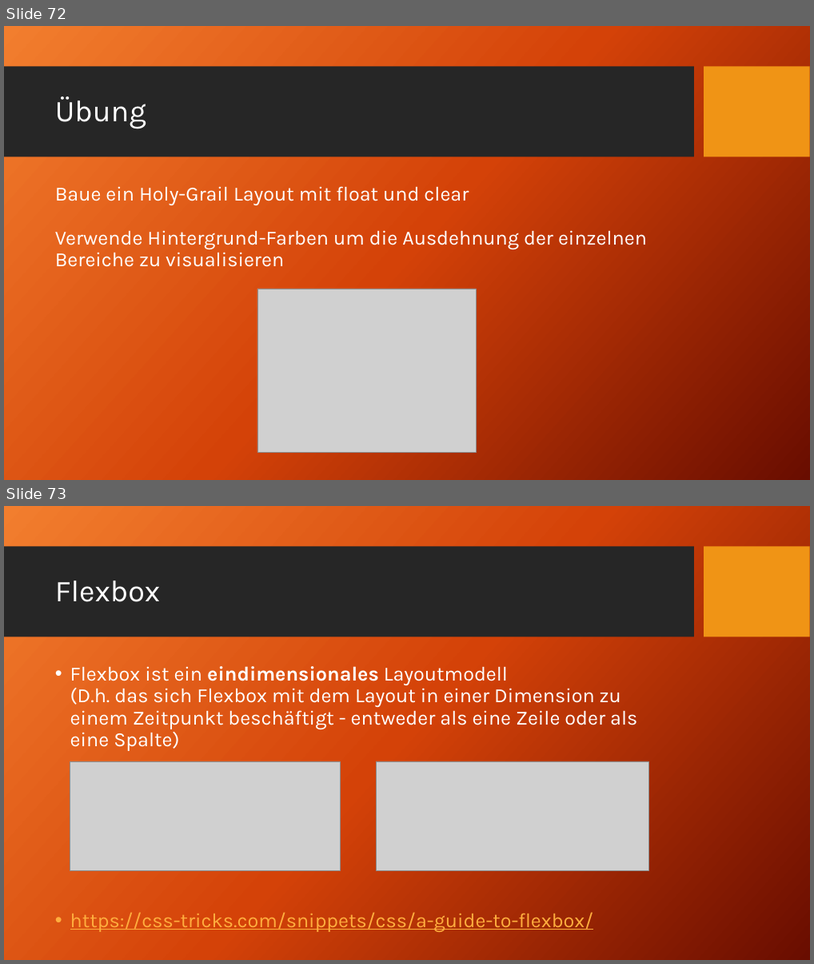
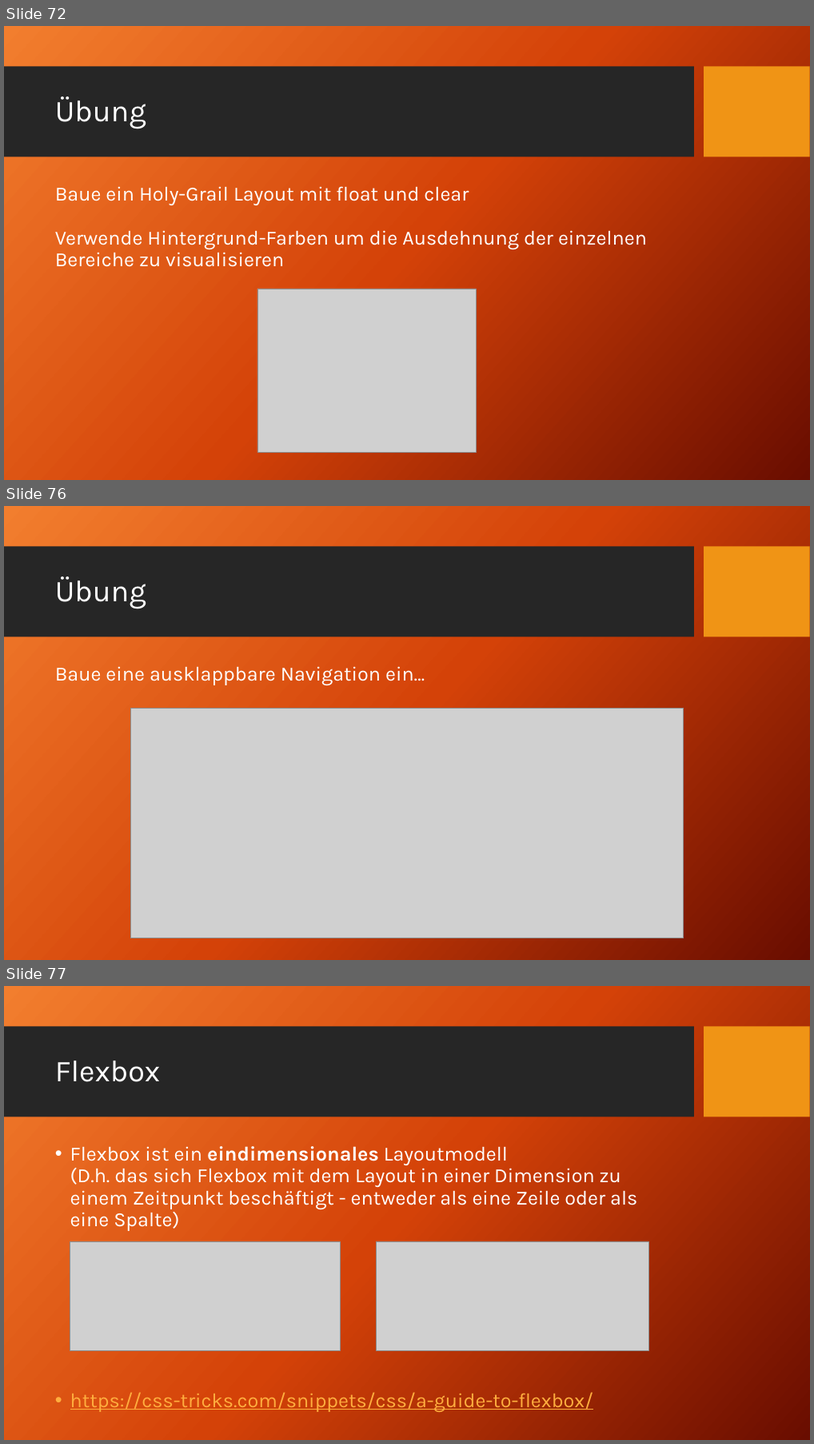
Before and after one commit to TomFrey/htmlCssBasicUebungen, a slide deck: html Schulung.pptx. Shown one above the other, each under a label of ours: slides 72 and 73 before the commit, slides 72, 76 and 77 after it; the slides between them are not shown. The pictures are 814x964 and 814x1444 pixels, drawn with LibreOffice and Linux fonts; fonts in the diff are those of the drawing; grey boxes stand for pictures; background and template pictures are left out. Boxes give left, top, right and bottom in pixels: in the first picture for what was removed or moved away, otherwise in the second. Text is boxed around its words. In the diff, an @@ line names an element or a change of style, - is before the commit and + after.

```diff
--- a/html Schulung.pptx
+++ b/html Schulung.pptx
@@ slide 76 added at (x1=4, y1=506, x2=810, y2=960), background picture (left out); not listed: 2 template elements that a slide beside it also shows @@
@@ title added at (x1=55, y1=576, x2=146, y2=608), 36 pt, text #FFFFFF @@
+Übung
@@ text added at (x1=55, y1=666, x2=425, y2=685), 24 pt, text #FFFFFF @@
+Baue eine ausklappbare Navigation ein…
@@ picture added at (x1=130, y1=708, x2=684, y2=938) @@
@@ what was slide 73 is now slide 77 @@
```
Also in this commit, not shown: 3 other slides added.
